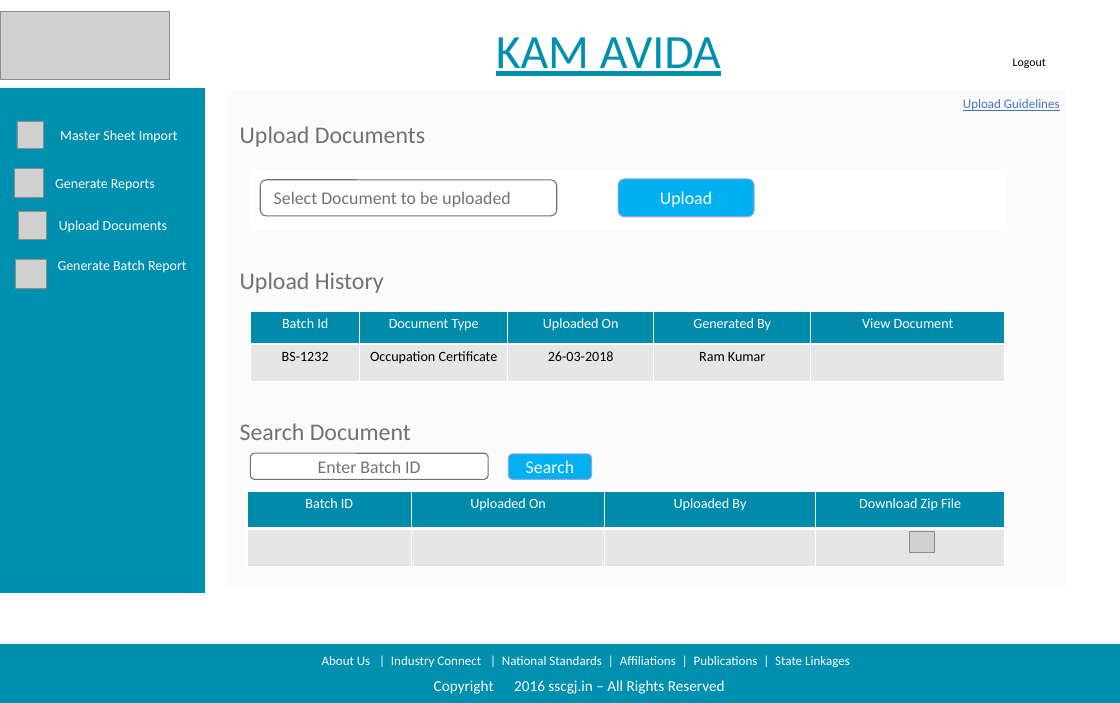
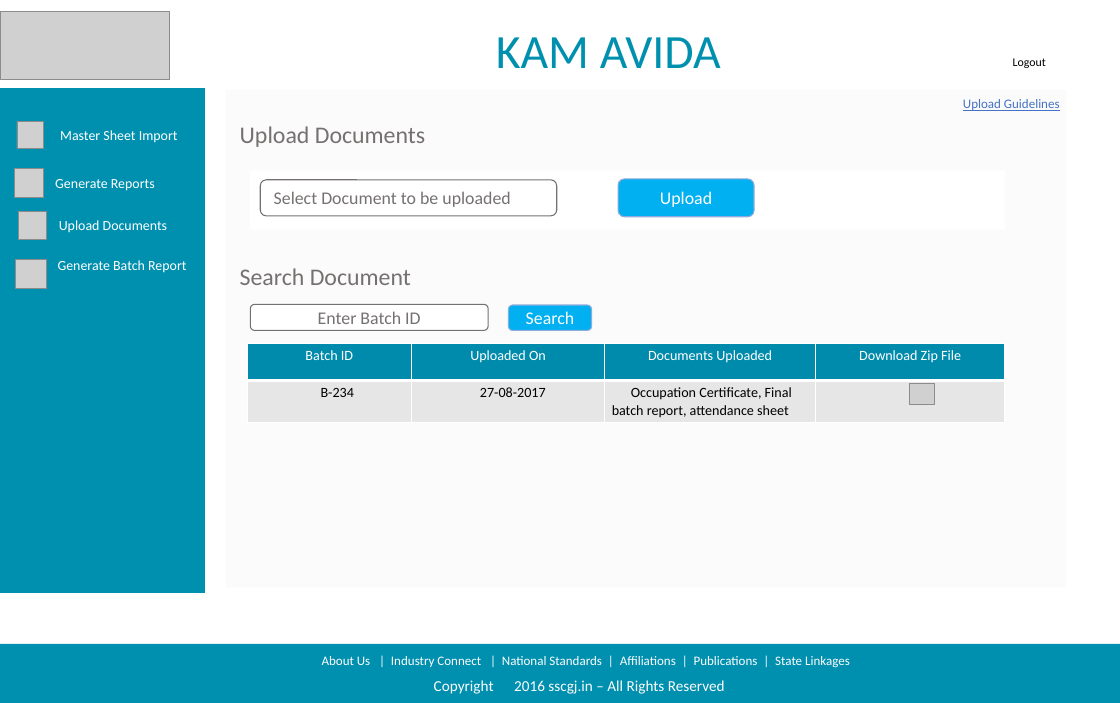
Before and after one commit to sarthakbhutani/NSKFDC-App, a slide deck: slide 7 of Requirements/Product Backlog/Screen Designs/Screen Design Deck/Updated Designs.pptx. Drawn at 1120x703 pixels with LibreOffice and Linux fonts; fonts in the diff are those of the drawing; grey boxes stand for pictures; background and template pictures are left out. Boxes give left, top, right and bottom in pixels: in the first picture for what was removed or moved away, otherwise in the second. Text is boxed around its words. In the diff, an @@ line names an element or a change of style, - is before the commit and + after.

```diff
--- a/Requirements/Product Backlog/Screen Designs/Screen Design Deck/Updated Designs.pptx
+++ b/Requirements/Product Backlog/Screen Designs/Screen Design Deck/Updated Designs.pptx
@@ text "KAM AVIDA" at [496,37,721,68]: underline off @@
@@ text "Search Document": place and size @@
-text "Search Document" at [240,423,411,440]
+text "Search Document" at [240,268,411,285]
@@ text removed at [240,272,384,293] @@
-Upload History
@@ 2 rounded rectangles, 1 picture: place and size @@
-2 rounded rectangles, 1 picture at [250,453,935,553]
+2 rounded rectangles, 1 picture at [250,305,935,404]
@@ table at [247,344,1004,423] @@
-column 1: Batch Id | BS-1232
-column 2: Document Type | Occupation Certificate
-column 3: Uploaded On | 26-03-2018
-column 4: Generated By | Ram Kumar
-column 5: View Document | 
+column 1: Batch ID | B-234
+column 2: Uploaded On | 27-08-2017
+column 3: Documents Uploaded | Occupation Certificate, Final batch report, attendance sheet
+column 4: Download Zip File | 
@@ table: place and size @@
-table at [251,311,1005,381]
+table at [247,344,1004,423]
@@ table removed at [247,492,1004,567], 2 rows, 4 columns @@
-Batch ID | Uploaded On | Uploaded By | Download Zip File
- |  |  | 
```
Also in this commit, not shown: 11 other slides changed, 1 other file.
